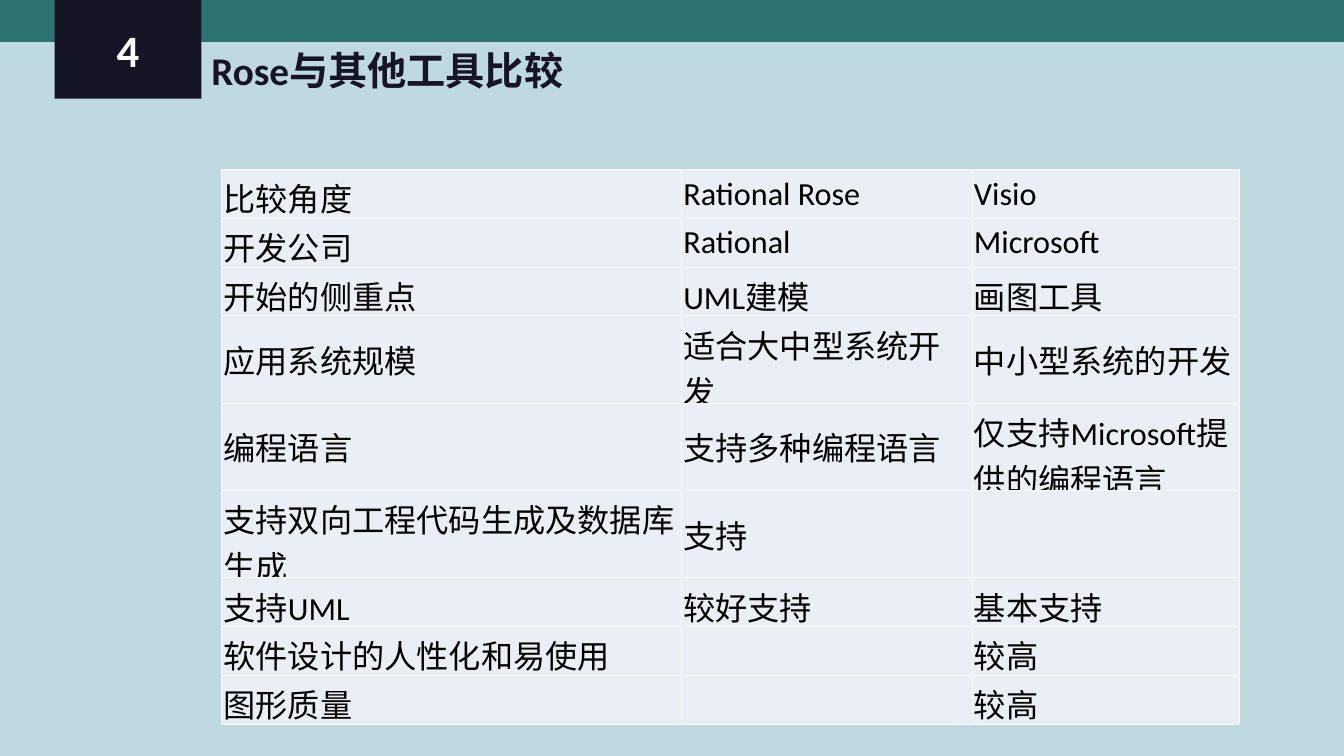
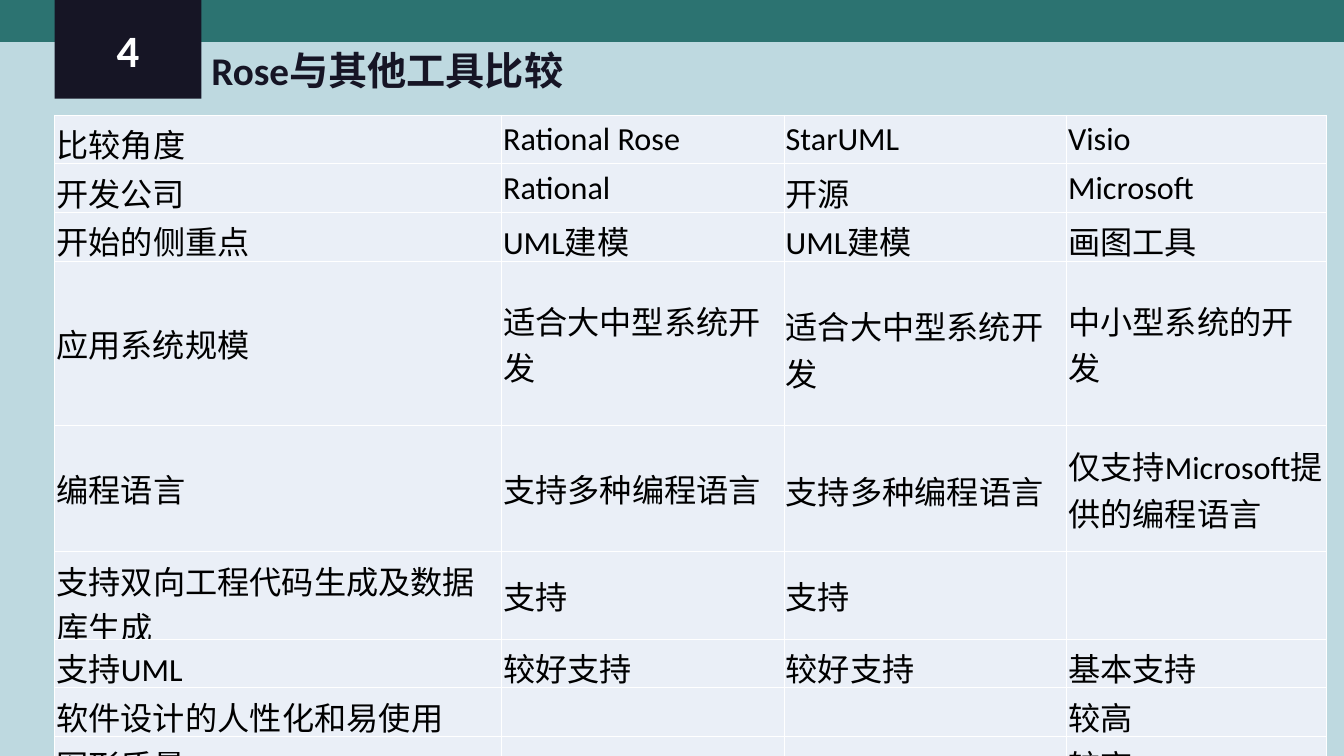
Before and after one commit to PRD-2018-G04/PRD-2018-G04, a slide deck: slide 45 of G04项目组/受控文档/翻转课堂PPT/PRD2018-G04- Rational Rose 简介.ppt (slide 41 before the commit). Drawn at 1344x756 pixels with LibreOffice and Linux fonts; fonts in the diff are those of the drawing. Boxes give left, top, right and bottom in pixels: in the first picture for what was removed or moved away, otherwise in the second. Text is boxed around its words. In the diff, an @@ line names an element or a change of style, - is before the commit and + after.

```diff
--- a/G04项目组/受控文档/翻转课堂PPT/PRD2018-G04- Rational Rose 简介.ppt
+++ b/G04项目组/受控文档/翻转课堂PPT/PRD2018-G04- Rational Rose 简介.ppt
@@ table at (x1=54, y1=115, x2=1324, y2=737) @@
+column 3: StarUML | 开源 | UML建模 | 适合大中型系统开发 | 支持多种编程语言 | 支持 | 较好支持 |  | 
@@ table resized from (x1=222, y1=169, x2=1238, y2=730) to (x1=54, y1=115, x2=1324, y2=737) @@
```
Also in this commit, not shown: 4 slides added, 4 other files.
